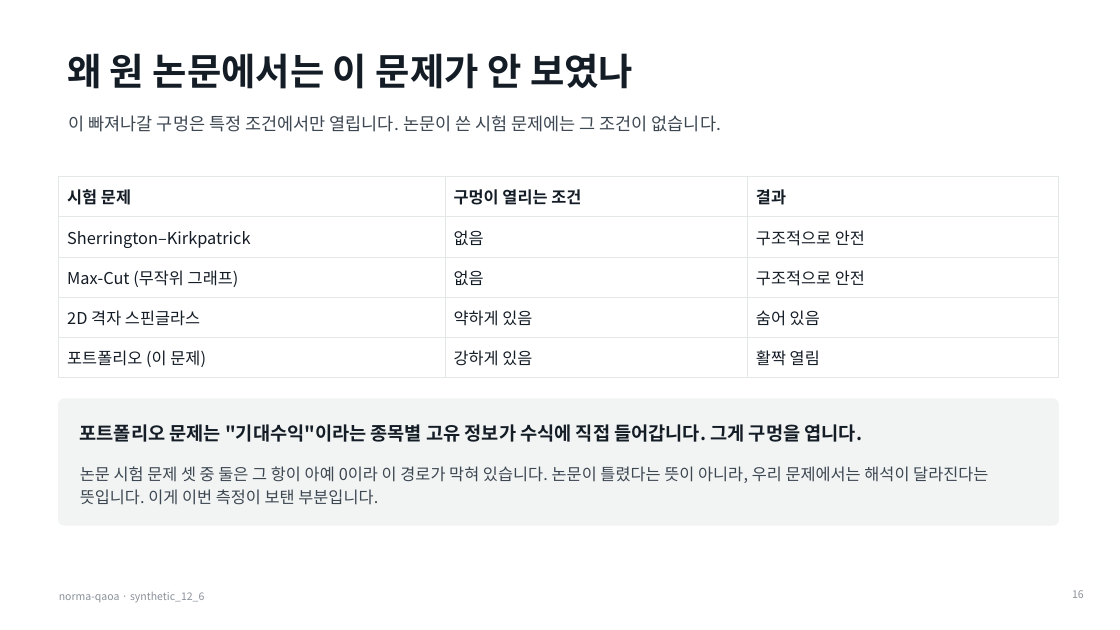
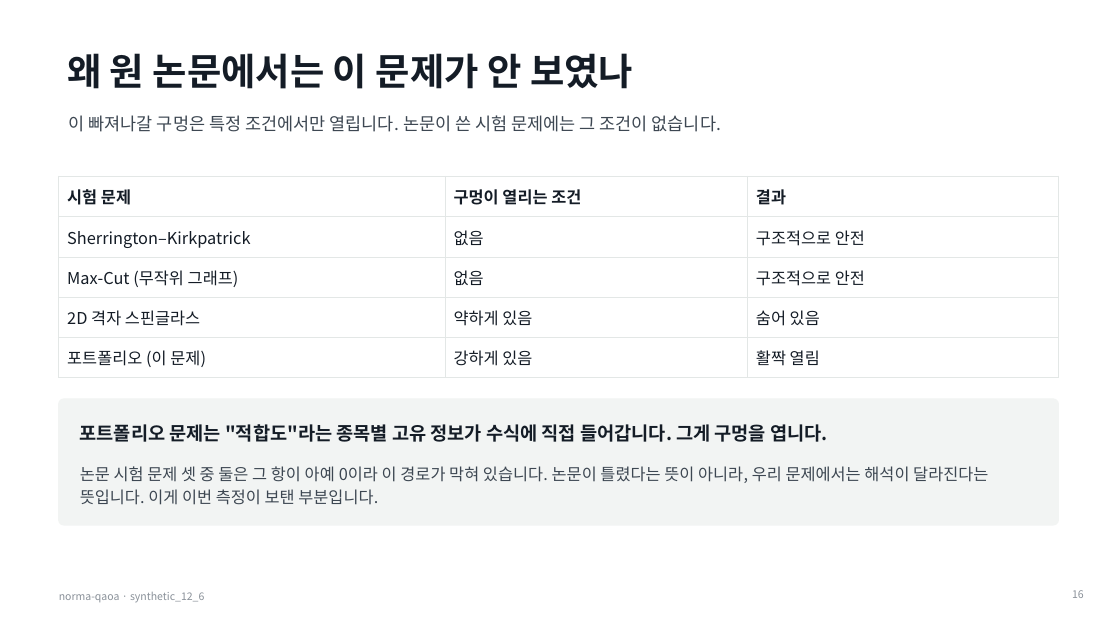
Before and after one commit to 202155570/norma-qaoa, a slide deck: slide 16 of docs/qaoa_measurement_briefing.pptx. Drawn at 1120x630 pixels with LibreOffice and Linux fonts; fonts in the diff are those of the drawing. Boxes give left, top, right and bottom in pixels: in the first picture for what was removed or moved away, otherwise in the second. Text is boxed around its words. In the diff, an @@ line names an element or a change of style, - is before the commit and + after.

```diff
--- a/docs/qaoa_measurement_briefing.pptx
+++ b/docs/qaoa_measurement_briefing.pptx
@@ text at <box>80,424,828,442</box>: text changed @@
-포트폴리오 문제는 "기대수익"이라는 종목별 고유 정보가 수식에 직접 들어갑니다. 그게 구멍을 엽니다.
+포트폴리오 문제는 "적합도"라는 종목별 고유 정보가 수식에 직접 들어갑니다. 그게 구멍을 엽니다.
```
Also in this commit, not shown: 4 other slides changed, 2 other files.
